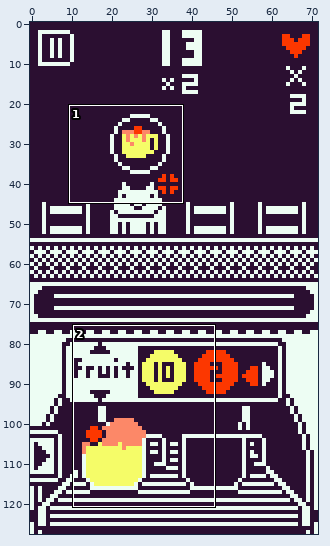
Pixel-art file: Assets/Sprite/Game/Cat.aseprite. Above: a wide view before the commit, with the close-up outlined.
Close-up. Old version:
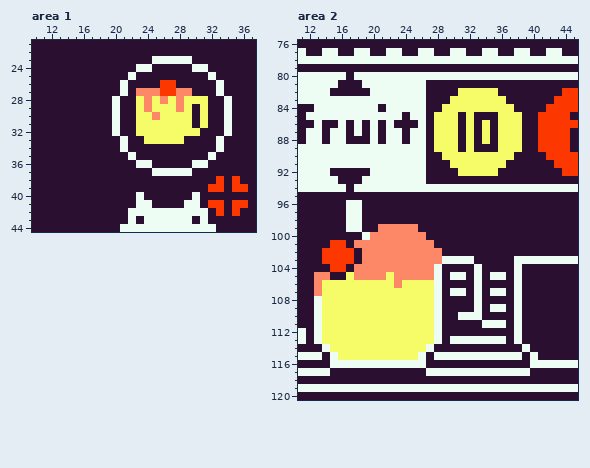
72x128 pixels, 1 frame. Shown: area 1: x 10..37, y 21..44; area 2: x 11..45, y 76..120.
The same view after the edit:
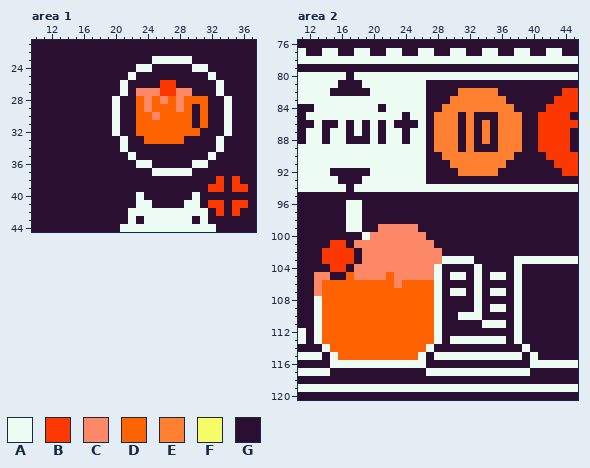
Palette (. is transparent): A #edfdf3  B #fc3700  C #fc8868  D #ff6200  E #ff8030  F #f5fc68  G #2b0f31
Diff:
layer "Test" added
Area 1, layer "Test":
y 28: x 23 F -> D; x 25 F -> D; x 27 F -> D; x 29..31 FFF -> DDD
y 29: x 23 F -> D; x 25..27 FFF -> DDD; x 29 F -> D; x 31 F -> D
y 30: x 23..24 FF -> DD; x 26..29 FFFF -> DDDD; x 31 F -> D
y 31: x 23..29 FFFFFFF -> DDDDDDD; x 31 F -> D
y 32: x 23..30 FFFFFFFF -> DDDDDDDD
y 33: x 24..28 FFFFF -> DDDDD
Area 2, layer "Test":
y 82: x 31..35 FFFFF -> EEEEE
y 83: x 30..36 FFFFFFF -> EEEEEEE
y 84: x 29..37 FFFFFFFFF -> EEEEEEEEE
y 85: x 28..30 FFF -> EEE; x 32 F -> E; x 36..38 FFF -> EEE
y 86..88: x 28..30 FFF -> EEE; x 32 F -> E; x 34 F -> E; x 36..38 FFF -> EEE
y 89: x 28..30 FFF -> EEE; x 32 F -> E; x 36..38 FFF -> EEE
y 90: x 29..37 FFFFFFFFF -> EEEEEEEEE
y 91: x 30..36 FFFFFFF -> EEEEEEE
y 92: x 31..35 FFFFF -> EEEEE
y 105: x 17 F -> D; x 22 F -> D
y 106: x 14..22 FFFFFFFFF -> DDDDDDDDD; x 24..27 FFFF -> DDDD
y 107..113: x 14..27 FFFFFFFFFFFFFF -> DDDDDDDDDDDDDD
y 114: x 15..26 FFFFFFFFFFFF -> DDDDDDDDDDDD
y 115: x 16..25 FFFFFFFFFF -> DDDDDDDDDD
Pixel boxes of the changes (left, top, right, bottom) in both close-ups:
changed: (136, 96, 208, 144)
changed: (434, 88, 522, 176)
changed: (322, 272, 434, 360)
